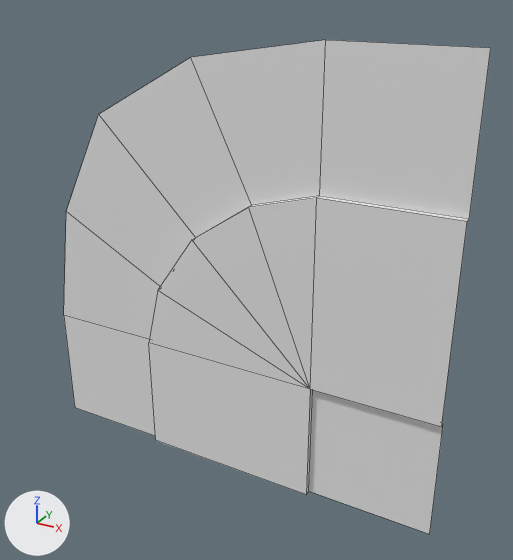
The FBX model Assets/Models/Traffic/Roads/Prop_SingleRoad_Curve.fbx, before and after one commit.
Camera for both pictures: a 50 mm camera at (-26.93, -38.94, 5.02) aimed at (-31.71, -30.24, 0.67). The axes (+X, +Y, +Z) are drawn at lower left. The lights are the same throughout. Mesh edges are drawn as thin lines. Where no turn or scale is listed for an object, it has been applied to the vertices.

The older version as bpy lines, for what is in view:
```python
me_mesh_singleroad_curve = bpy.data.meshes.new('Mesh_SingleRoad_Curve')
me_mesh_singleroad_curve.from_pydata(...)  # 28 vertices, 21 faces; spans x -7.0..0.0, y 0.0..0.1, z 0.0..7.0
# faces by material slot: [6, 15]
me_mesh_singleroad_curve.materials.append(mat_mat_road)  # white #e7e7e7
me_mesh_singleroad_curve.materials.append(mat_mat_sidewalk)  # white #e7e7e7
ob_prop_singleroad_curve = bpy.data.objects.new('Prop_SingleRoad_Curve', me_mesh_singleroad_curve)
ob_prop_singleroad_curve.location = (-28.64, -30.51, -2.8)
```
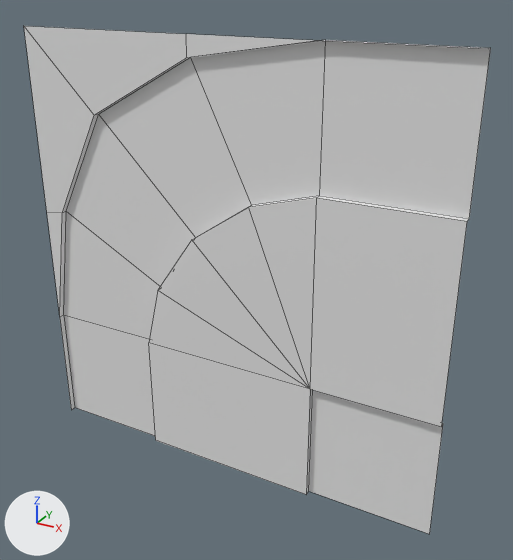
The newer file is also turned or shifted as a whole; pictures and numbers use the older file's frame.

Where the change shows, as pixel boxes [x1, y1, x2, y2] in the pictures (513 x 560 px):
'Prop_SingleRoad_Curve', reshaped (9% wider)
    before: [64, 40, 491, 534]
    after: [24, 26, 491, 534]
part 1 of me_mesh_singleroad_curve, added
    after: [24, 26, 490, 410]

Diff of the bpy script that builds the scene:
```diff
--- a/Assets/Models/Traffic/Roads/Prop_SingleRoad_Curve.fbx.py
+++ b/Assets/Models/Traffic/Roads/Prop_SingleRoad_Curve.fbx.py
@@ mat_mat_grass @@
+mat_mat_grass = principled_material('MAT_Grass')
+mat_mat_grass.base_color = (0.8, 0.8, 0.8)  # white #e7e7e7
@@ me_mesh_singleroad_curve @@
 # used by ob_prop_singleroad_curve; location = (-28.64, -30.51, -2.8)
-me_mesh_singleroad_curve.from_pydata(...)  # 28 vertices, 21 faces; spans x -7.0..0.0, y 0.0..0.1, z 0.0..7.0
+me_mesh_singleroad_curve.from_pydata(...)  # 38 vertices, 31 faces; spans x -7.0..0.0, y 0.0..0.1, z 0.0..7.0
+# me_mesh_singleroad_curve part 1
+# 3 vertices are added at (-7.0, 0.0, 4.0), (-7.0, 0.0, 7.0), (-4.0, 0.0, 7.0)
+# 7 new vertices lie (0.0, -0.1, 0.0) away from vertices in x -7.0..0.0, y 0.1, z 0.0..7.0
+# 6 new faces join them, mat_mat_sidewalk (white #e7e7e7)
+# 4 new faces join them, mat_mat_grass (white #e7e7e7)
 me_mesh_singleroad_curve.materials.append(mat_mat_road)
 me_mesh_singleroad_curve.materials.append(mat_mat_sidewalk)
+me_mesh_singleroad_curve.materials.append(mat_mat_grass)  # white #e7e7e7
```
